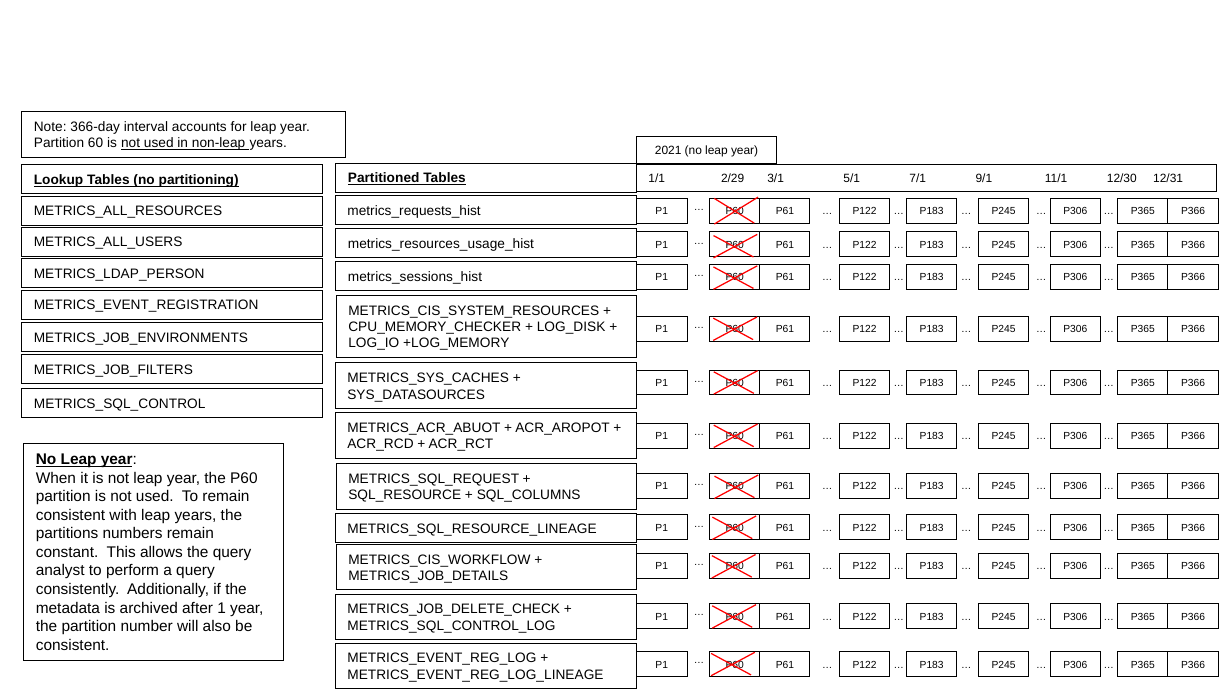
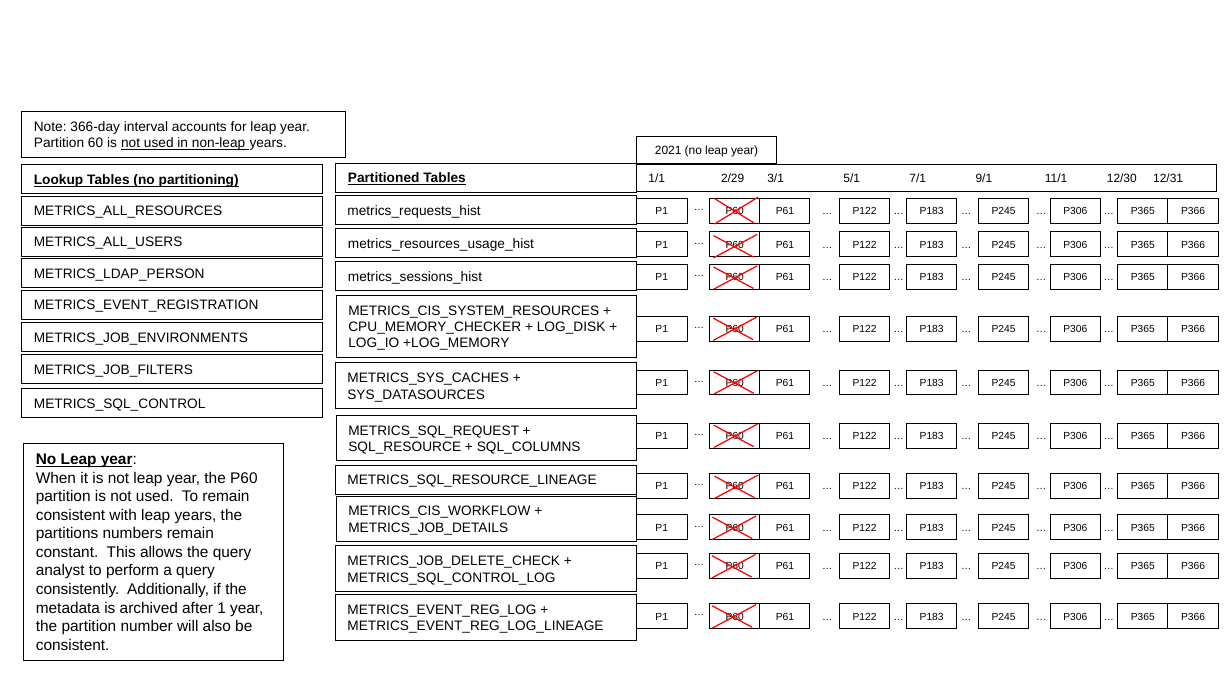
Before and after one commit to TIBCOSoftware/ASAssets_KPI, a slide deck: slide 24 of DocumentationSource/2022Q100/KPI Metrics Overview.pptx. Drawn at 1232x693 pixels with LibreOffice and Linux fonts; fonts in the diff are those of the drawing; background and template pictures are left out. Boxes give left, top, right and bottom in pixels: in the first picture for what was removed or moved away, otherwise in the second. Text is boxed around its words. In the diff, an @@ line names an element or a change of style, - is before the commit and + after.

```diff
--- a/DocumentationSource/2022Q100/KPI Metrics Overview.pptx
+++ b/DocumentationSource/2022Q100/KPI Metrics Overview.pptx
@@ rectangle removed at (x1=335, y1=413, x2=636, y2=458) @@
-METRICS_ACR_ABUOT + ACR_AROPOT + ACR_RCD + ACR_RCT
@@ 5 rectangles moved together from (x1=335, y1=463, x2=637, y2=689) to (x1=335, y1=415, x2=637, y2=641) @@
@@ group removed at (x1=636, y1=648, x2=1218, y2=676): 9 rectangles, 6 texts @@
-P1
-P366
-P60
-P61
-P365
-P122
-P183
-P245
-…
-…
-…
-…
-P306
-…
-…
@@ line removed from (711, 653) to (752, 675) @@
@@ line removed from (755, 652) to (711, 676) @@
```
Also in this commit, not shown: 3 other slides changed, 6 other files.
